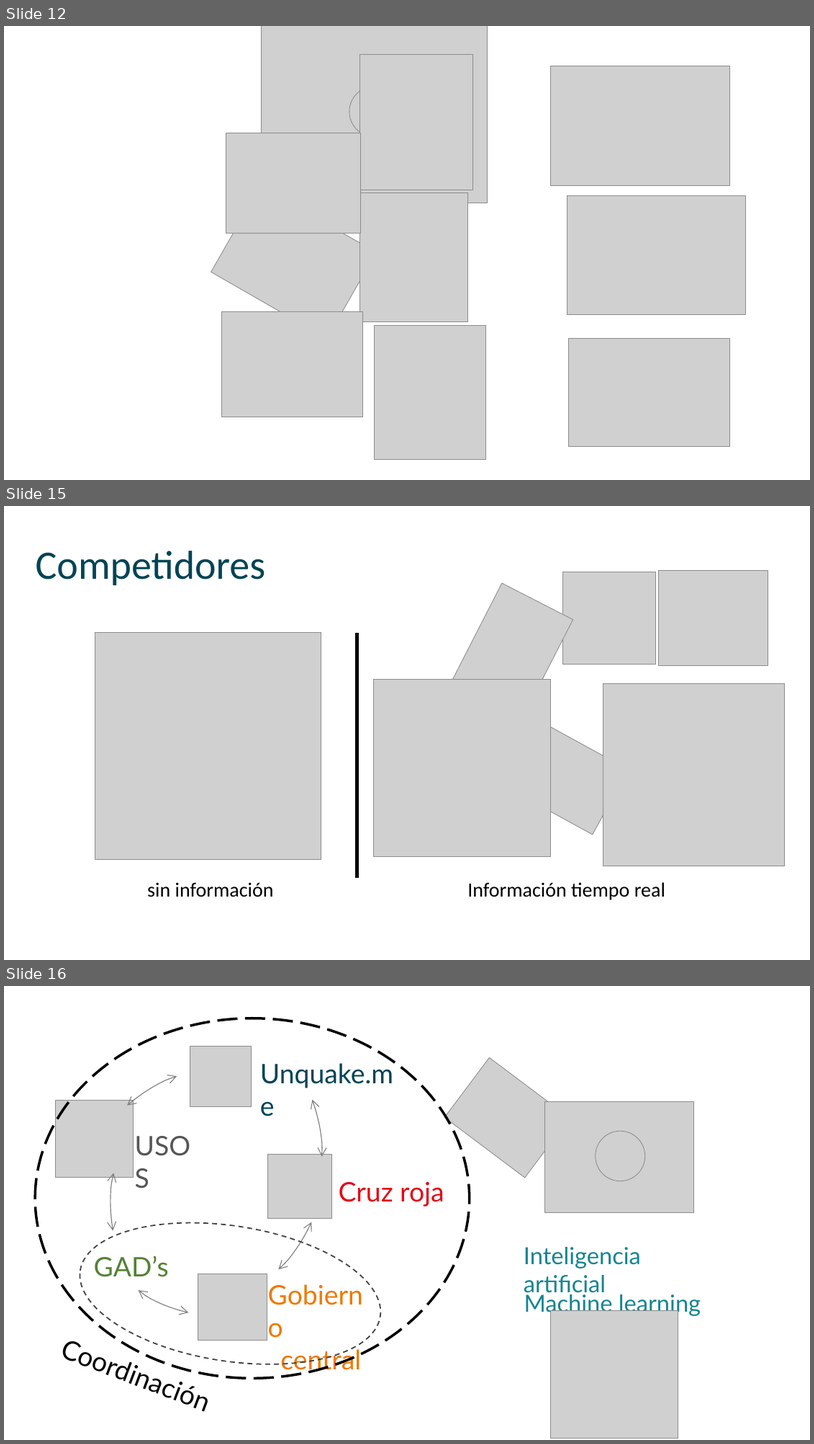
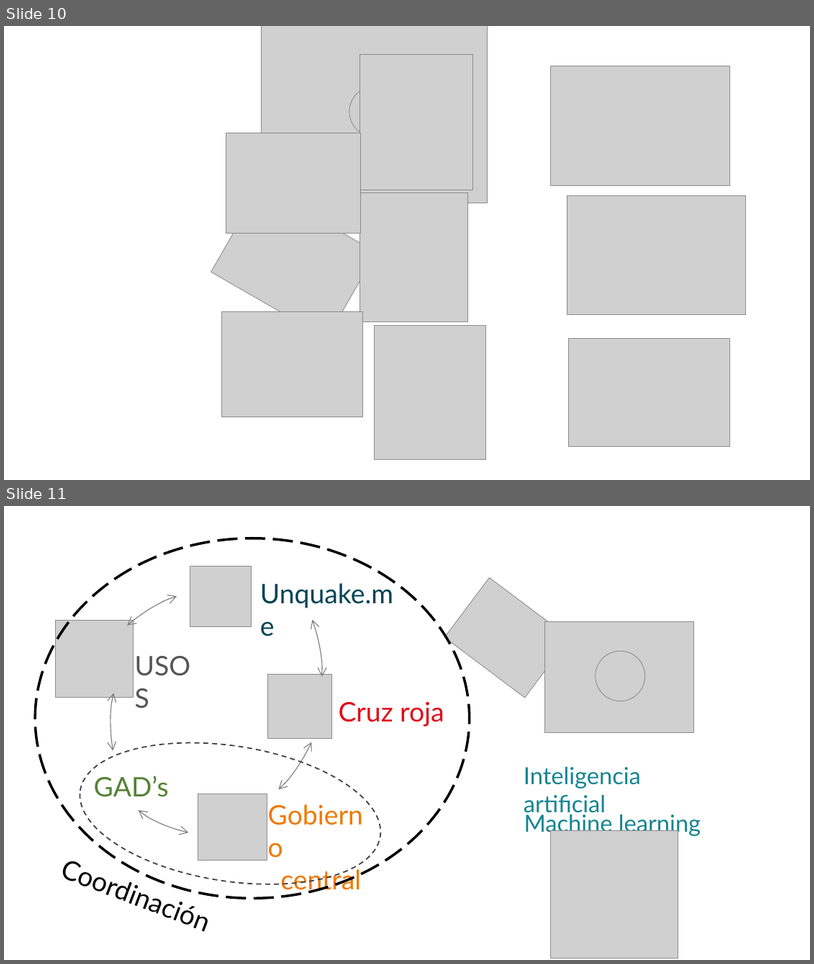
Before and after one commit to kidauio/uSOS, a slide deck: USOS.pptx. Shown one above the other, each under a label of ours: slides 12, 15 and 16 before the commit, slides 10 and 11 after it; the slides between them are not shown. The pictures are 814x1444 and 814x964 pixels, drawn with LibreOffice and Linux fonts; fonts in the diff are those of the drawing; grey boxes stand for pictures. Boxes give left, top, right and bottom in pixels: in the first picture for what was removed or moved away, otherwise in the second. Text is boxed around its words. In the diff, an @@ line names an element or a change of style, - is before the commit and + after.

```diff
--- a/USOS.pptx
+++ b/USOS.pptx
@@ slide 15 removed at <box>4,506,810,960</box>, background #FFFFFF @@
@@ text removed at <box>36,551,266,585</box> @@
-Competidores
@@ picture removed at <box>658,570,768,666</box> @@
@@ picture removed at <box>451,583,574,719</box> @@
@@ picture removed at <box>563,572,656,664</box> @@
@@ picture removed at <box>95,633,322,859</box> @@
@@ line removed from (358, 633) to (358, 878) @@
@@ picture removed at <box>373,679,551,856</box> @@
@@ picture removed at <box>604,683,786,865</box> @@
@@ picture removed at <box>505,721,628,834</box> @@
@@ text removed at <box>147,882,274,897</box> @@
-sin información
@@ text removed at <box>468,882,666,900</box> @@
-Información tiempo real
@@ what was slide 12 is now slide 10 @@
@@ what was slide 16 is now slide 11 @@
```
Also in this commit, not shown: 4 other slides removed.
